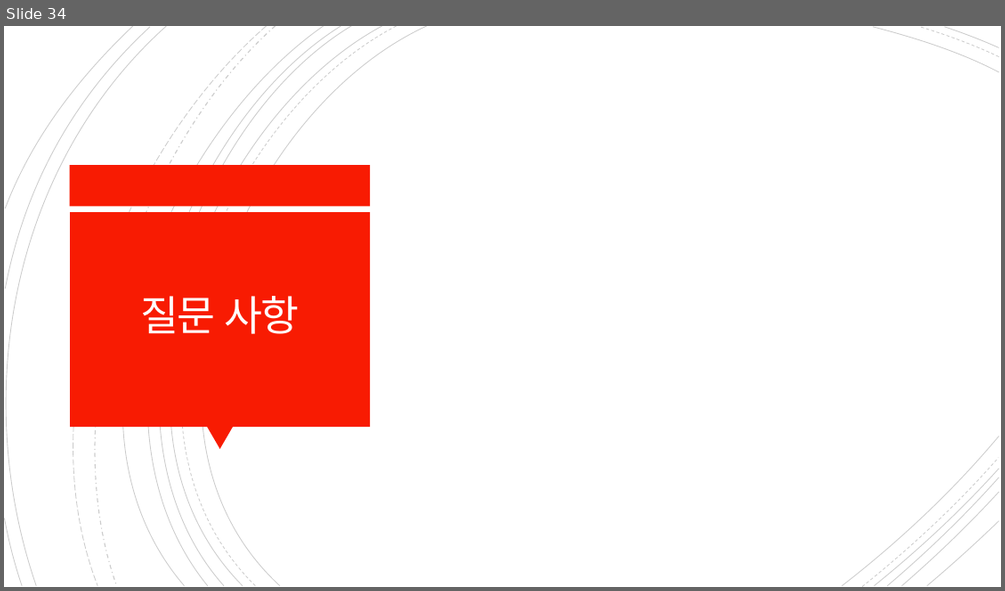
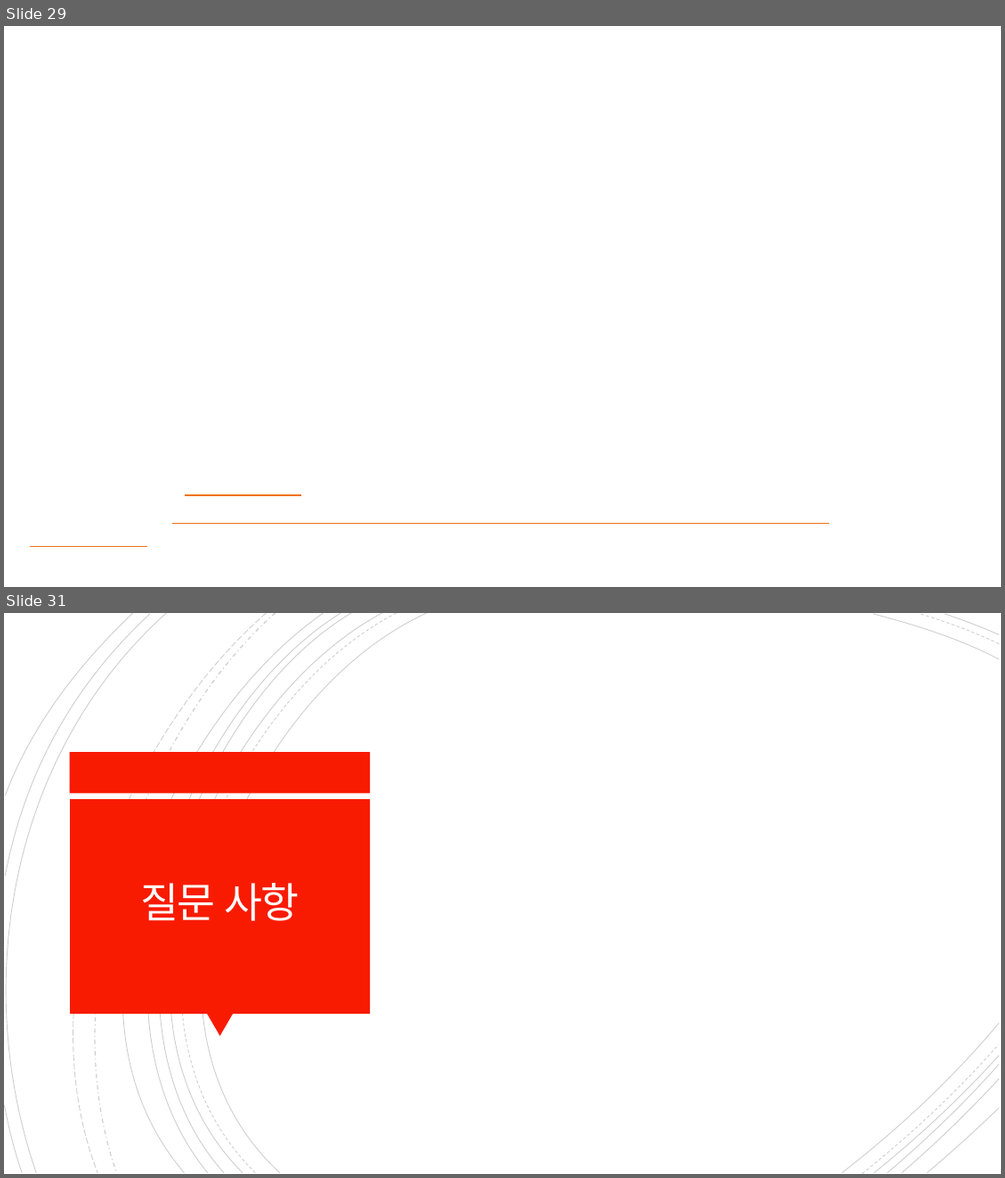
Before and after one commit to letcodesing/project, a slide deck: 개인1/발표용 파일/발표용.pptx. Shown one above the other, each under a label of ours: slide 34 before the commit, slides 29 and 31 after it; the slides between them are not shown. The pictures are 1005x591 and 1005x1178 pixels, drawn with LibreOffice and Linux fonts; fonts in the diff are those of the drawing; background and template pictures are left out. Boxes give left, top, right and bottom in pixels: in the first picture for what was removed or moved away, otherwise in the second. Text is boxed around its words. In the diff, an @@ line names an element or a change of style, - is before the commit and + after.

```diff
--- a/개인1/발표용 파일/발표용.pptx
+++ b/개인1/발표용 파일/발표용.pptx
@@ slide 29 added at bbox=[4, 26, 1001, 587], background picture (left out) @@
@@ line added from (185, 495) to (301, 495), #F17214 1.25 pt @@
@@ line added from (172, 524) to (829, 524), #F17214 1.25 pt @@
@@ line added from (30, 547) to (146, 547), #F17214 1.25 pt @@
@@ what was slide 34 is now slide 31 @@
```
Also in this commit, not shown: 1 slide changed, 2 other slides added, 4 slides removed, 3 other files.
